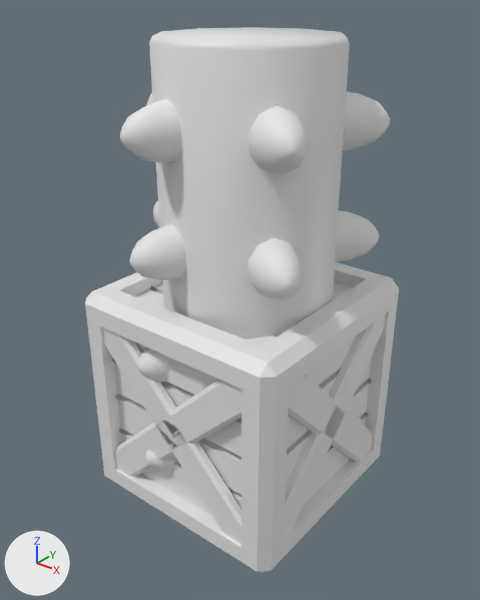
The FBX model Assets/Models/Box.fbx, before and after one commit.
One viewpoint serves both versions: a 50 mm lens placed at (4.71, -6.01, 6.42), pointed at (-0.02, -0.1, 2.75). Lighting does not change. The marker at lower left points along +X, +Y and +Z. Where no turn or scale is listed for an object, it has been applied to the vertices.

In view in the first picture: 'Box', 'Cylinder-with-thorns'.
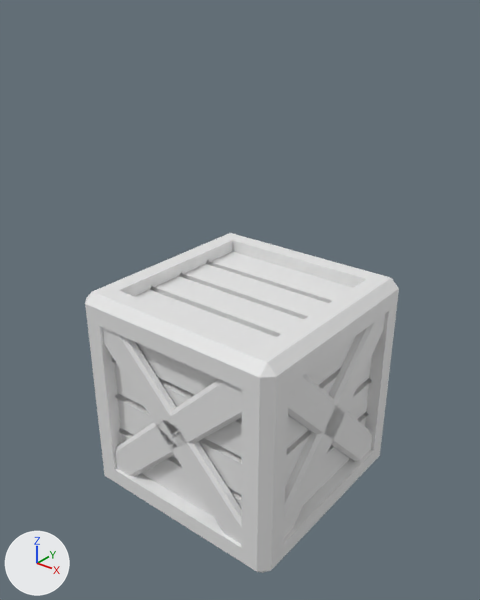
Where the change shows, as pixel boxes (x1, y1, x2, y2) in the pictures (480 x 600 px):
'Cylinder-with-thorns', deleted
    before: (120, 27, 390, 491)

The edits, one by one:
Object 'Cylinder-with-thorns' (ob_cylinder_with_thorns) is deleted.
